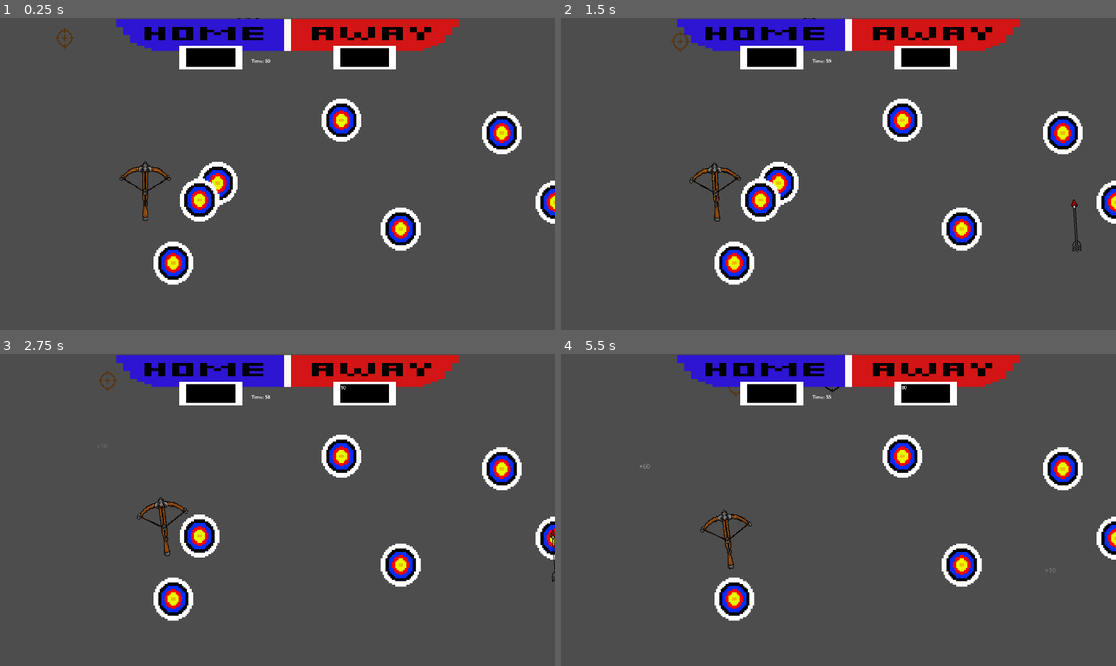
Above: before the commit, frames 1-4 (two rows, left to right).
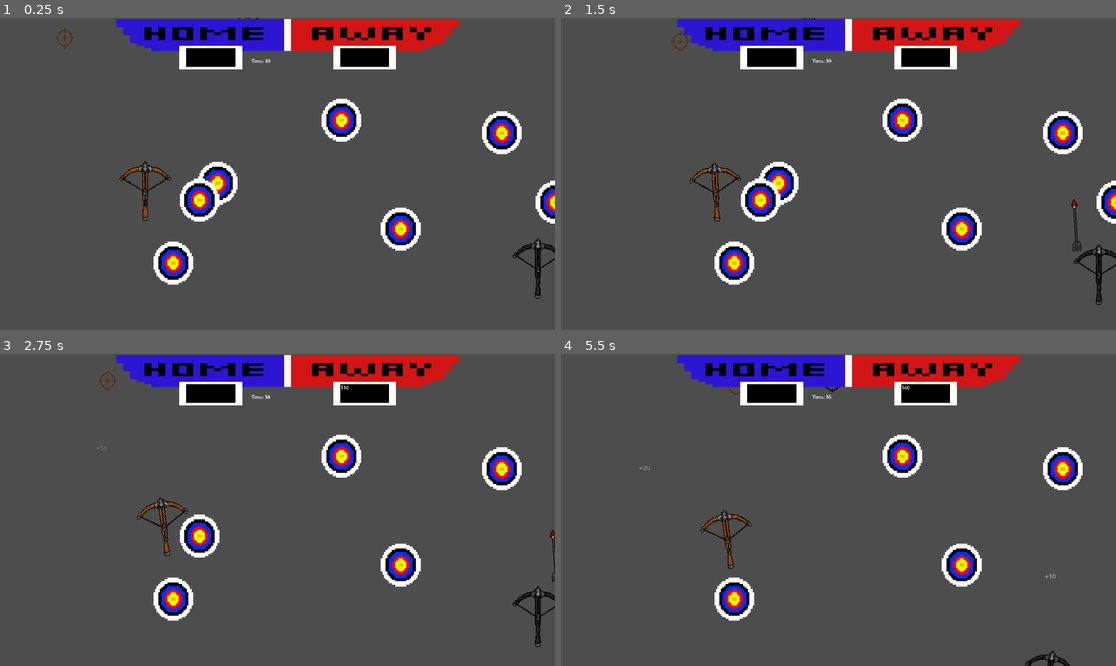
Above: after the commit, the same moments.

Repository: All5LightsAreOnAndWeGoGreenIn2050/thirteendigitech
Game: Godot game, scene res://scenes/archery.tscn
Two runs of this game, one before a commit and one after it. Both use one fixed random seed, a clock stepped at 60 frames per second and the inputs below. This scene is started directly instead of the project's main scene.
Inputs (mouse positions are in pixels of both pictures, inside the frame that each line leads up to):
- Up to frame 1 (0.25 s): no input
- Up to frame 2 (1.5 s): move the mouse to (960, 158) at 0.52 s; hold R (player1_hit) 0.53-1.28 s; hold D (player1_right) from 0.53 s (still down); tap W (player1_up) at 0.77 s; tap Space (player2_hit) at 0.8, 1.35 s; move the mouse to (727, 189) at 1.27 s
- Up to frame 3 (2.75 s): tap W (player1_up) at 1.52 s; tap R (player1_hit) at 1.55 s; move the mouse to (333, 441) at 2.02 s; release D (player1_right) at 2.03 s; hold A (player1_left) from 2.03 s (still down); hold R (player1_hit) from 2.03 s (still down); tap Space (player2_hit) at 2.3 s
- Up to frame 4 (5.5 s): move the mouse to (810, 572) at 2.77 s; release A (player1_left) at 2.78 s; release R (player1_hit) at 2.78 s; hold D (player1_right) 2.78-4.28 s; tap Down (player2_down) at 2.85 s; tap W (player1_up) at 3.02, 3.77, 4.52 s; tap R (player1_hit) at 3.05, 4.55 s; move the mouse to (1005, 556) at 3.52 s; hold Space (player2_hit) 3.53-4.28 s; move the mouse to (672, 463) at 4.27 s; hold A (player1_left) 4.28-5.03 s; tap Left (player2_left) at 4.35 s; move the mouse to (866, 510) at 5.02 s; hold D (player1_right) from 5.03 s (still down); hold Right (player2_right) from 5.03 s (still down); tap Space (player2_hit) at 5.3 s

The runs differ from the first frame. In frame 1, 0.3% of the frame differs, in the area x 92-100%, y 70-90%; in frame 2, 0.3%; in frame 3, 0.7%, in the area x 17-100%, y 10-94%; in frame 4, 0.6%.

Commit message:
Debugging the code

Diff:
--- a/sports-game/scenes/opponent_archery.tscn
+++ b/sports-game/scenes/opponent_archery.tscn
@@ -6,18 +6,6 @@
 [ext_resource type="PackedScene" uid="uid://dxg68i054b0bk" path="res://scenes/opponent_aim_target.tscn" id="3_n7s64"]
 
 [sub_resource type="GDScript" id="GDScript_nywto"]
-script/source = "extends Node2D
-
-
-# Called when the node enters the scene tree for the first time.
-func _ready() -> void:
-	pass # Replace with function body.
-
-
-# Called every frame. 'delta' is the elapsed time since the previous frame.
-func _process(delta: float) -> void:
-	pass
-"
 
 [node name="Opponent" type="CharacterBody2D" unique_id=1485685295]
 script = ExtResource("1_nywto")
--- a/sports-game/scripts/archery_game_manager.gd
+++ b/sports-game/scripts/archery_game_manager.gd
@@ -1,9 +1,9 @@
 extends Node
 
 
-const total_time: float = 60.0
-const min_targets: int = 1.0
-const max_targets: int = 10.0
+const GAME_TIME_TOTAL: float = 60.0
+const MIN_TARGETS: int = 1
+const MAX_TARGETS: int = 10
 
 @export var target_scene: PackedScene
 
@@ -16,7 +16,7 @@
 
 var archery_player_score: int = 0
 var archery_opponent_score: int = 0
-var time_left: float = total_time
+var time_left: float = GAME_TIME_TOTAL
 var game_activated: bool = false
 var targets_spawning: Array = []
 
@@ -29,23 +29,22 @@
 
 func start_game():
 	game_activated = true
-	game_timer.wait_time = total_time
+	game_timer.wait_time = GAME_TIME_TOTAL
 	game_timer.one_shot = true
 	game_timer.start()
 
 
-# Called every frame. 'delta' is the elapsed time since the previous frame.
 func _process(delta: float) -> void:
 	if not game_activated:
 		return
-	time_left = max(0.0, time_left -delta)
+	time_left = max(0.0, time_left - delta)
 	game_timer_label.text= "Time: %d" % int(ceil(time_left))
 
 
 func target_spawning() -> void:
-	var count = randi_range(min_targets, max_targets)
+	var count = randi_range(MIN_TARGETS, MAX_TARGETS)
 	var viewportsize = get_tree().root.get_visible_rect().size
-	var margin = Vector2(150,120)
+	var margin = Vector2(150, 120)
 	var y_min = margin.y
 	var y_max = viewportsize.y - 200.0
 
@@ -61,7 +60,7 @@
 		targets_spawning.append(targets)
 
 
-func on_target_hit(points: int, shooter: String, target: Node2D) -> void:
+func on_target_hit(points: int, shooter: String, _target: Node2D) -> void:
 	if not game_activated:
 		return
 	if shooter == "player":
--- a/sports-game/scripts/archery_player.gd
+++ b/sports-game/scripts/archery_player.gd
@@ -1,6 +1,6 @@
 extends CharacterBody2D
 
-const gravity = 1000.0
+const GRAVITY = 1000.0
 
 @export var move_speed: float = 200.0
 @export var arrow_cooldown: float = 1.0
@@ -24,6 +24,7 @@
 	cooldown_timer.one_shot = true
 	cooldown_timer.timeout.connect(cooldown_finished)
 
+
 func _process(delta: float) -> void:
 	move(delta)
 	player_aim()
@@ -32,7 +33,7 @@
 
 func move(delta: float) -> void:
 	if not is_on_floor():
-		velocity.y += gravity * delta
+		velocity.y += GRAVITY * delta
 
 	var direction = Input.get_axis("player1_left","player1_right")
 
@@ -41,12 +42,11 @@
 	position.x = clamp(position.x, boundary_left_x, boundary_right_x)
 	position.y = clamp(position.y, boundary_top_y, boundary_bottom_y)
 	move_and_slide()
-# Copy of ping pong clamps to do position
+
 
 func player_aim() -> void:
 	if not is_instance_valid(bow_turn):
 		return
-	var mouse_position = get_global_mouse_position()
 	bow_turn.look_at(aim_guide.global_position)
 
 
@@ -68,7 +68,7 @@
 	aim_guide.global_position += aim_direction * move_speed * delta
 
 
-func _input(event: InputEvent) -> void:
+func _input(_event: InputEvent) -> void:
 	if Input.is_action_pressed("player1_hit"):
 		fire()
 
@@ -94,7 +94,7 @@
 				nearest_target = t
 	arrow.target_node = nearest_target
 	print("nearest target: ", nearest_target)
-	print("target position: ", nearest_target.global_position if nearest_target else "none")
+	print("target position: ", str(nearest_target.global_position) if nearest_target else "none")
 
 	var arrow_position = Vector2(16,0)
 	if is_instance_valid(bow_turn):
@@ -107,6 +107,7 @@
 	var arrow_direction = (aim_guide.global_position - arrow.global_position).normalized()
 	arrow.launch(arrow_direction, arrow_speed)
 
+
 func register_targets(targets_spawning: Array) -> void:
 	targets = targets_spawning
 
--- a/sports-game/scripts/arrow.gd
+++ b/sports-game/scripts/arrow.gd
@@ -16,10 +16,10 @@
 	velocity = direction.normalized() * launch_speed
 	fly = true
 
+
 func _process(delta: float) -> void:
 	if not fly:
 		return
-
 
 	velocity.y += gravity * delta
 	global_position += velocity * delta
--- a/sports-game/scripts/opponent_archery.gd
+++ b/sports-game/scripts/opponent_archery.gd
@@ -1,6 +1,6 @@
 extends CharacterBody2D
 
-const gravity = 1000.0
+const GRAVITY = 1000.0
 
 @export var move_speed: float = 200.0
 @export var arrow_cooldown: float = 1.0
@@ -24,6 +24,7 @@
 	cooldown_timer.one_shot = true
 	cooldown_timer.timeout.connect(cooldown_finished)
 
+
 func _process(delta: float) -> void:
 	move(delta)
 	opponent_aim()
@@ -32,7 +33,7 @@
 
 func move(delta: float) -> void:
 	if not is_on_floor():
-		velocity.y += gravity * delta
+		velocity.y += GRAVITY * delta
 
 	var direction = Input.get_axis("player2_left","player2_right")
 
@@ -46,8 +47,7 @@
 func opponent_aim() -> void:
 	if not is_instance_valid(bow_turn):
 		return
-	var mouse_position = get_global_mouse_position()
-	bow_turn.look_at(mouse_position)
+	bow_turn.look_at(aim_guide.global_position)
 
 
 func aim_target_update(delta: float) -> void:
@@ -68,7 +68,7 @@
 	aim_guide.global_position += aim_direction * move_speed * delta
 
 
-func _input(event: InputEvent) -> void:
+func _input(_event: InputEvent) -> void:
 	if Input.is_action_pressed("player2_hit"):
 		fire()
 
@@ -94,7 +94,7 @@
 				nearest_target = t
 	arrow.target_node = nearest_target
 	print("nearest target: ", nearest_target)
-	print("target position: ", nearest_target.global_position if nearest_target else "none")
+	print("target position: ", str(nearest_target.global_position) if nearest_target else "none")
 
 	var arrow_position = Vector2(16,0)
 	if is_instance_valid(bow_turn):
--- a/sports-game/scripts/opponent_pong.gd
+++ b/sports-game/scripts/opponent_pong.gd
@@ -40,7 +40,6 @@
 	position.y = clamp(position.y, boundary_top_y, boundary_bottom_y)
 	move_and_slide()
 
-
 # Detect opponent hitting input
 func _input(event: InputEvent) -> void:
 	if event.is_action_pressed("player2_hit"):
@@ -48,7 +47,6 @@
 		trigger_hit_animation()
 		print("opponent hit")
 		pong_game_manager.notify_serve("opponent")
-
 
 # Allow player to hit
 func enable_hit() -> void:
--- a/sports-game/scripts/player_pong.gd
+++ b/sports-game/scripts/player_pong.gd
@@ -39,7 +39,6 @@
 	position.y = clamp(position.y, boundary_top_y, boundary_bottom_y)
 	move_and_slide()
 
-
 # Detect player hitting input
 func _input(event: InputEvent) -> void:
 	if event.is_action_pressed("player1_hit"):
--- a/sports-game/scripts/pong_game_manager.gd
+++ b/sports-game/scripts/pong_game_manager.gd
@@ -36,7 +36,6 @@
 
 	update_scoreboard()
 	next_server = "opponent" if next_server == "player" else "player"
-
 
 	if home_score >= WIN_SCORE or away_score >= WIN_SCORE:
 		end_game(scorer)
--- a/sports-game/scripts/target.gd
+++ b/sports-game/scripts/target.gd
@@ -3,8 +3,8 @@
 # Emitted when an arrow hits or misses the target
 signal hit(points: int, shooter: String)
 
-const outer_radius: float = 16.0
-const rings_points := [
+const OUTER_RADIUS: float = 16.0
+const RING_POINTS := [
 	{ "radius": 16.0, "points": 10 }, # White
 	{ "radius": 12.5, "points": 20 }, # Black
 	{ "radius": 9.5, "points": 50 }, # Blue
@@ -26,25 +26,24 @@
 		return false
 
 	var local_position = to_local(arrow_global_position)
-	var distance := local_position.length()
-	print("distance from centre: ", distance, " outer_radius: ", outer_radius)
+	var distance = local_position.length()
+	print("distance from centre: ", distance, " outer_radius: ", OUTER_RADIUS)
 
-	if distance > outer_radius:
+	if distance > OUTER_RADIUS:
 		emit_signal("hit", 0, shooter)
 		return false
+	var points: int = 10
+	for i in range(RING_POINTS.size() -1, -1, -1):
+		if distance <= RING_POINTS[i]["radius"]:
+			points = RING_POINTS[i]["points"]
+			break
 
-	var points: int = 10
-	for i in range(rings_points.size() -1, -1, -1):
-		if distance <= rings_points[i]["radius"]:
-			points = rings_points[i]["points"]
-			break
+	print("try_hit_target called by: ", shooter)
 
 	emit_signal("hit", points, shooter)
 	play_hit_signal(points)
 	hide_target()
 	return true
-
-	print("try_hit_target called by: ", shooter)
 
 
 func hide_target() -> void:
@@ -64,7 +63,7 @@
 		randf_range(margin.y, vp_size.y - 200.0)
 	)
 
-# Hit signal
+
 func play_hit_signal(points: int) -> void:
 	var tween = create_tween()
 	tween.tween_property(target_sprite, "scale", Vector2(1.18, 1.18), 0.07)
@@ -78,7 +77,7 @@
 	var label = Label.new()
 	label.text = "+%d" % points
 	label.add_theme_font_size_override("font_size", 22)
-	label.position = Vector2(-18, - (outer_radius +12))
+	label.position = Vector2(-18, - (OUTER_RADIUS + 6))
 	add_child(label)
 	var tween = create_tween()
 	tween.tween_property(label, "position", label.position + Vector2(0, -45), 0.9)
